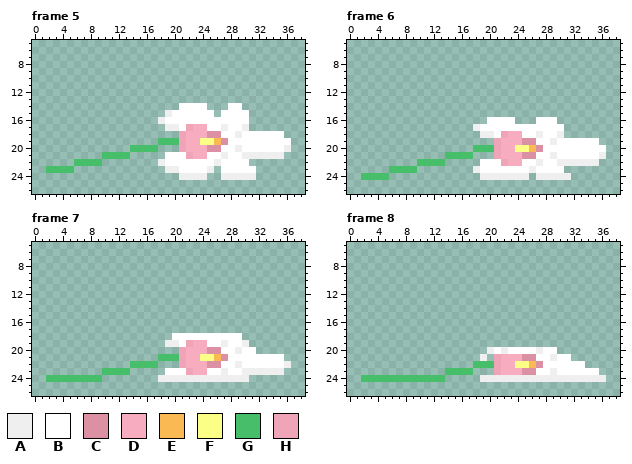
One commit to this pixel-art file: assets/Flowers/Orchid/orchid_cut_decay.ase. The picture above is the old version.
40x32 pixels, 14 frames. Shown: frame 5: x 0..38, y 5..26; frame 6: x 0..38, y 5..26; frame 7: x 0..38, y 5..26; frame 8: x 0..38, y 5..26. The commit also changed other frames, which this record leaves out.
Palette (. is transparent): A #efefef  B #ffffff  C #dc90a3  D #f8acbf  E #fbb954  F #fbff86  G #46be6a  H #efa4b7
After the commit:
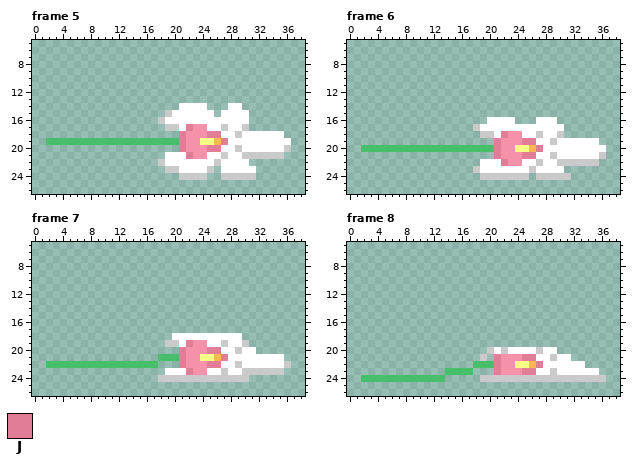
Colours new in this view: J #e27d97
What changed:
layer "Blush" opacity 47% -> 63%
@@ palette @@
-A #efefef
+A #cacaca
-D #f8acbf
+D #f691aa
--- frame 5
@@ x 0..38 @@
 16 ..................ABBBBBBBBBBBB........
-17 ...................AABHDDBBABBA........
-18 .....................HDDDCCBBABBBBBB...
-19 ..................GGGHDDFFECBBBBBBBBB..
-20 ..............GGGG...HDDDCCBBABBBBBBA..
-21 ..........GGGG.....BBBHDDBBABBAAAAAA...
-22 ......GGGG........ABBBBBBBABBBB........
-23 ..GGGG.............AABBBBA.BBBBB.......
+17 ...................AABJDDBBABBA........
+18 .....................JDDDJJBBABBBBBB...
+19 ..GGGGGGGGGGGGGGGGGGGJDDFFEJBBBBBBBBB..
+20 .....................JDDDJJBBABBBBBBA..
+21 ...................BBBJDDBBABBAAAAAA...
+22 ..................ABBBBBBBABBBB........
+23 ...................AABBBBA.BBBBB.......
 24 .....................AAAA..AAAAA.......
--- frame 6
@@ x 0..38 @@
 17 ..................ABBBBBBBBBBBB........
-18 ...................AABHDDBBABBA........
-19 .....................HDDDCCBBABBBBBB...
-20 ..................GGGHDDFFECBBBBBBBBB..
-21 ..............GGGG...HDDDCCBBABBBBBBA..
-22 ..........GGGG.....BBBHDDBBABBAAAAAA...
-23 ......GGGG........ABBBBBBBABBBB........
-24 ..GGGG.............AAAAAAA.AAAAA.......
+18 ...................AABJDDBBABBA........
+19 .....................JDDDJJBBABBBBBB...
+20 ..GGGGGGGGGGGGGGGGGGGJDDFFEJBBBBBBBBB..
+21 .....................JDDDJJBBABBBBBBA..
+22 ...................BBBJDDBBABBAAAAAA...
+23 ..................ABBBBBBBABBBB........
+24 ...................AAAAAAA.AAAAA.......
 25 .......................................
--- frame 7
@@ x 0..38 @@
 18 ....................BBBBBBBBBB.........
-19 ...................AABHDDBBABBA........
-20 .....................HDDDCCBBABB.......
-21 ..................GGGHDDFFECBBBBBBBB...
-22 ..............GGGG...HDDDCCBBABBBBBBA..
-23 ..........GGGG.....BBBHDDBBABBAAAAAA...
-24 ..GGGGGGGG........AAAAAAAAAAAAA........
+19 ...................AABJDDBBABBA........
+20 .....................JDDDJJBBABB.......
+21 ..................GGGJDDFFEJBBBBBBBB...
+22 ..GGGGGGGGGGGGGGGG...JDDDJJBBABBBBBBA..
+23 ...................BBBJDDBBABBAAAAAA...
+24 ..................AAAAAAAAAAAAA........
 25 .......................................
--- frame 8
@@ x 19..29 @@
 20 .ABABBBBABB
-21 A.HDDDCCBBA
-22 GGHDDFFECBB
-23 ..HDDDCCBBA
+21 A.JDDDJJBBA
+22 GGJDDFFEJBB
+23 ..JDDDJJBBA
 24 AAAAAAAAAAA
Where, in picture pixels (left, top, right, bottom), the same in both pictures:
changed: (46, 110, 291, 180)
changed: (361, 124, 606, 180)
changed: (158, 340, 291, 382)
changed: (46, 361, 130, 382)
changed: (480, 347, 606, 382)
